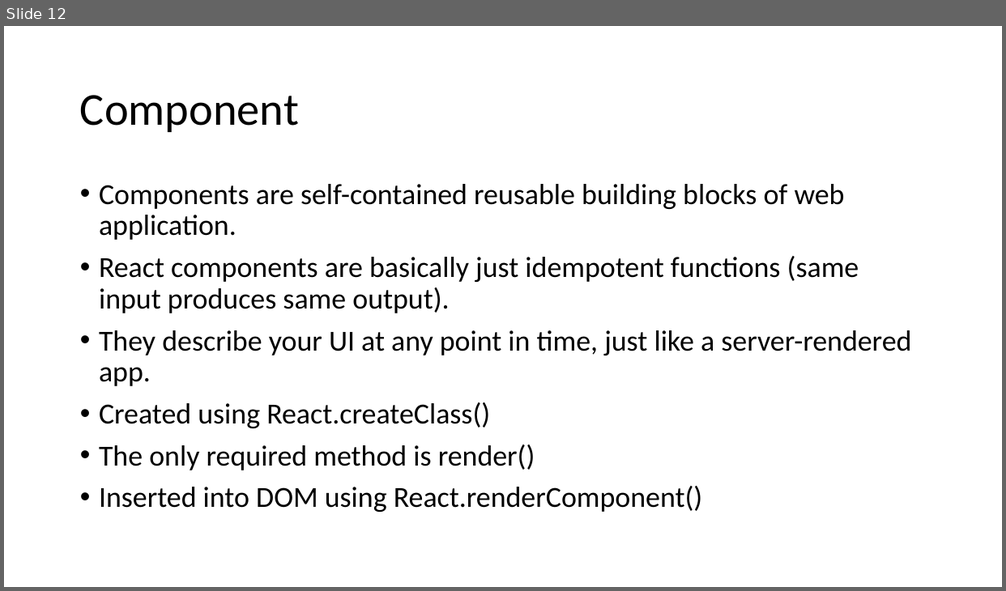
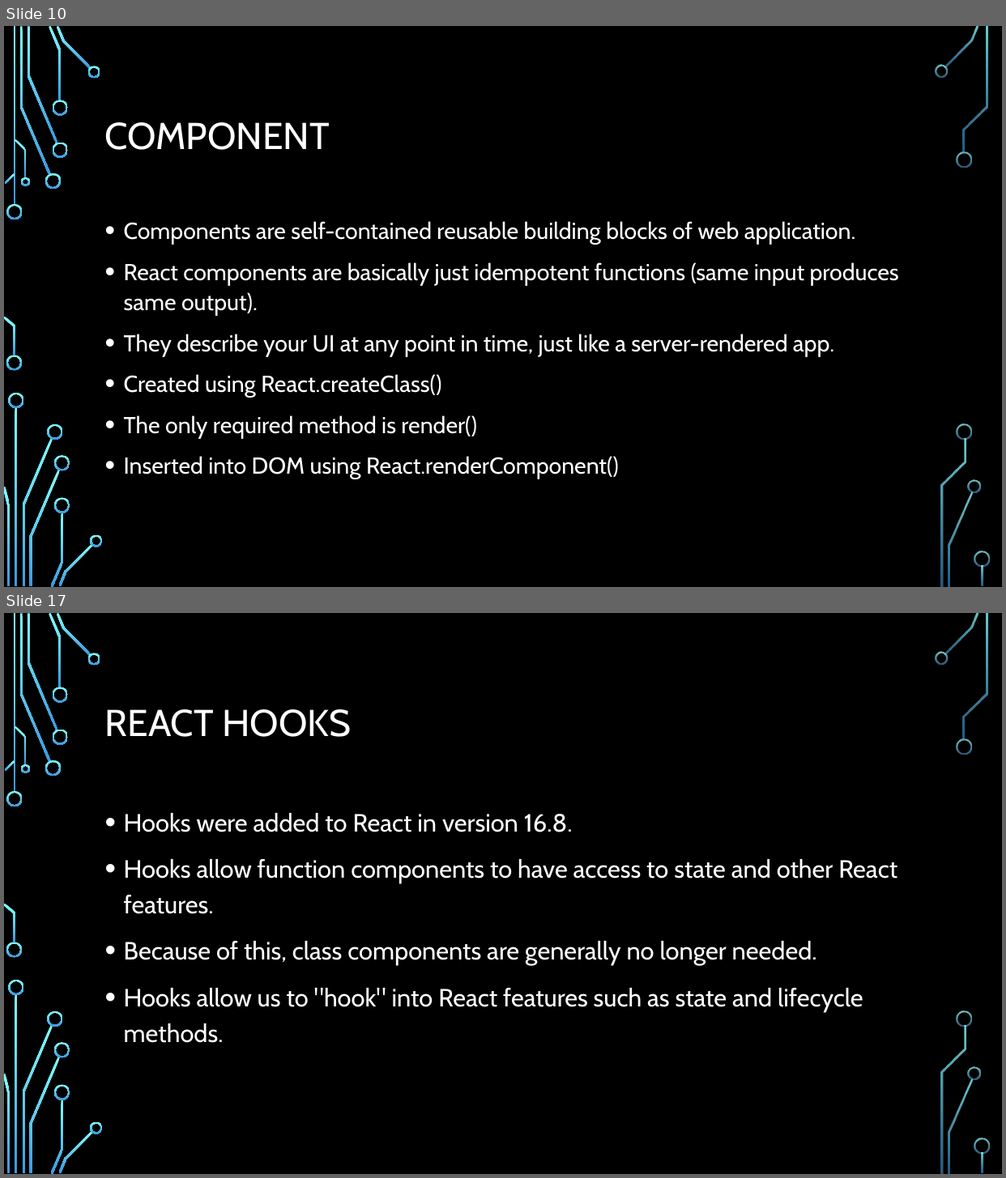
Before and after one commit to sonam-niit/IDFC-Training, a slide deck: Day4/Introduction to React.pptx. Shown one above the other, each under a label of ours: slide 12 before the commit, slides 10 and 17 after it; the slides between them are not shown. The pictures are 1006x591 and 1006x1178 pixels, drawn with LibreOffice and Linux fonts; fonts in the diff are those of the drawing; background and template pictures are left out. Boxes give left, top, right and bottom in pixels: in the first picture for what was removed or moved away, otherwise in the second. Text is boxed around its words. In the diff, an @@ line names an element or a change of style, - is before the commit and + after.

```diff
--- a/Day4/Introduction to React.pptx
+++ b/Day4/Introduction to React.pptx
@@ slide 17 added at box(4, 613, 1002, 1174), background picture (left out); not listed: 36 template elements that a slide beside it also shows @@
@@ title added at box(105, 709, 351, 737), 36 pt, text #FFFFFF @@
+REACT HOOKS
@@ text added at box(124, 813, 897, 1043), 24 pt, text #FFFFFF @@
+• Hooks were added to React in version 16.8.
+• Hooks allow function components to have access to state and other React features.
+• Because of this, class components are generally no longer needed.
+• Hooks allow us to "hook" into React features such as state and lifecycle methods.
@@ what was slide 12 is now slide 10 @@
@@ slide 10 changed as well @@
@@ background #FFFFFF to picture (left out) @@
@@ title at box(105, 122, 330, 150): text changed; size 44 to 36 pt; font Calibri to Cabin; text colour #000000 to #FFFFFF @@
-Component
+COMPONENT
@@ text "Components are self-contained reusable building ...": place and size @@
-text "Components are self-contained reusable building ..." at box(99, 184, 911, 512)
+text "Components are self-contained reusable building ..." at box(124, 221, 899, 480)
@@ text "Components are self-contained reusable building ..." at box(124, 221, 899, 480): size 28 to 22.2 pt, font Calibri to Cabin, text colour #000000 to #FFFFFF; line spacing 0.9 to 1.1 @@
@@ group added at box(4, 26, 990, 587): 33 freeform shapes, 3 rectangles @@
```
Also in this commit, not shown: 9 other slides changed, 10 other slides added, 2 slides removed, 1 other file.
